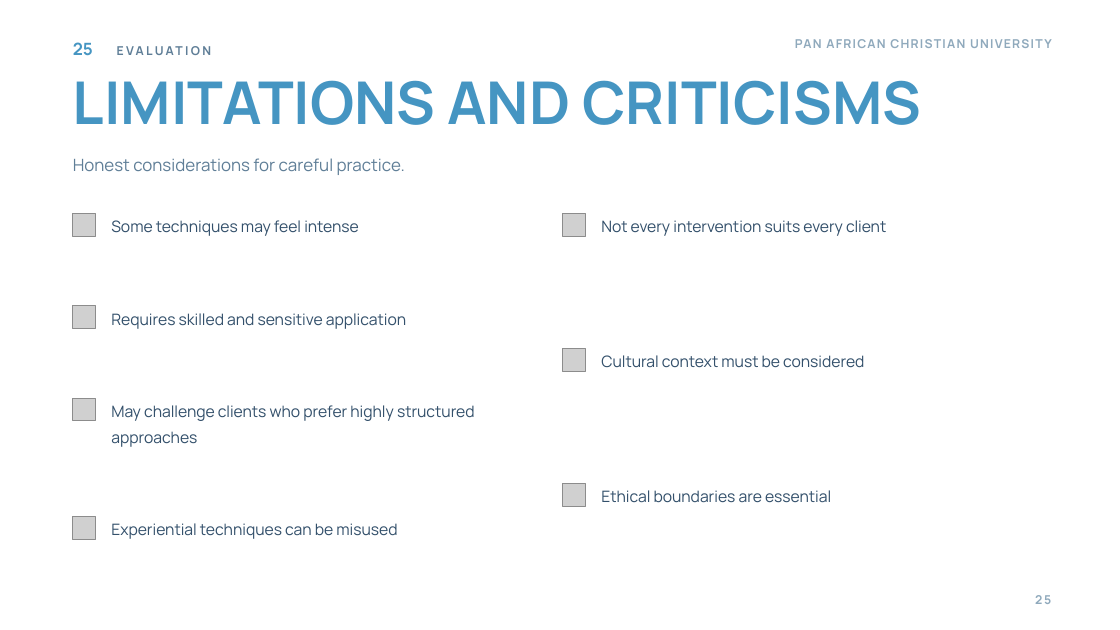
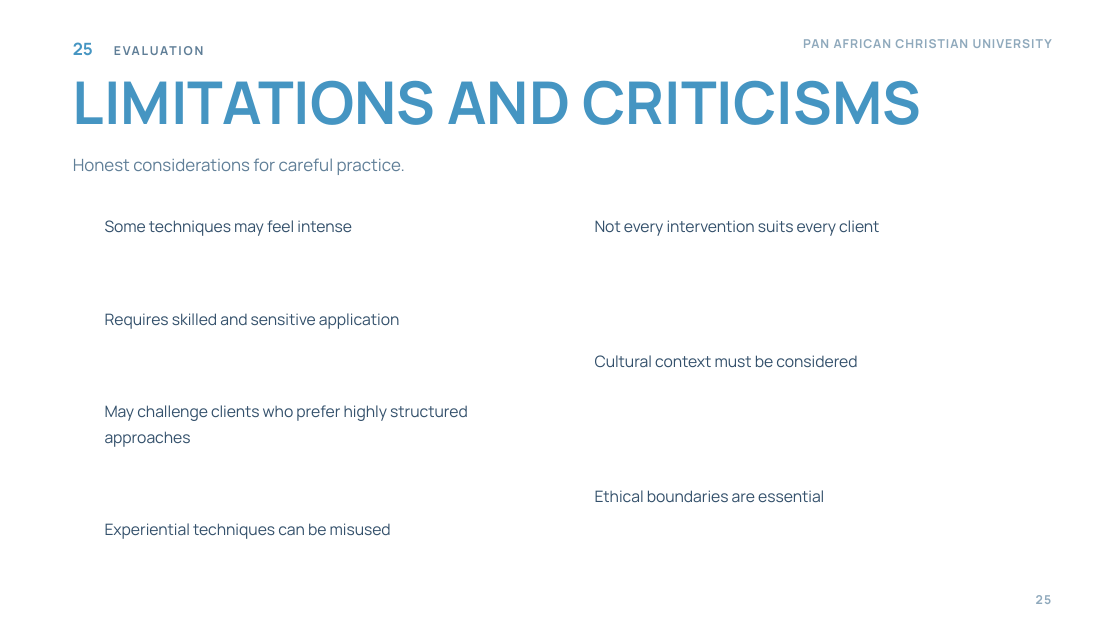
Before and after one commit to wambetebenjamin/Business-e-books, a slide deck: slide 25 of presentations/gestalt-theory-counselling/Gestalt Theory and Its Application to Counselling.pptx. Drawn at 1120x630 pixels with LibreOffice and Linux fonts; fonts in the diff are those of the drawing; grey boxes stand for pictures; background and template pictures are left out. Boxes give left, top, right and bottom in pixels: in the first picture for what was removed or moved away, otherwise in the second. Text is boxed around its words. In the diff, an @@ line names an element or a change of style, - is before the commit and + after.

```diff
--- a/presentations/gestalt-theory-counselling/Gestalt Theory and Its Application to Counselling.pptx
+++ b/presentations/gestalt-theory-counselling/Gestalt Theory and Its Application to Counselling.pptx
@@ text "25 EVALUATION" at (73, 42, 93, 56): letter spacing 2 to 1.6 pt in "EVALUATION" @@
@@ text "PAN AFRICAN CHRISTIAN UNIVERSITY" at (803, 39, 968, 48): letter spacing 1.1 to 0.8 pt @@
@@ picture removed at (73, 213, 96, 236) @@
@@ text "Some techniques may feel intense": place and size @@
-text "Some techniques may feel intense" at (111, 220, 359, 236)
+text "Some techniques may feel intense" at (105, 220, 352, 236)
@@ picture removed at (563, 213, 586, 236) @@
@@ text "Not every intervention suits every ...": place and size @@
-text "Not every intervention suits every ..." at (601, 220, 886, 236)
+text "Not every intervention suits every ..." at (595, 220, 879, 236)
@@ picture removed at (73, 306, 96, 329) @@
@@ text "Requires skilled and sensitive application": place and size @@
-text "Requires skilled and sensitive application" at (111, 313, 406, 329)
+text "Requires skilled and sensitive application" at (105, 313, 399, 329)
@@ picture removed at (563, 349, 586, 371) @@
@@ text "Cultural context must be considered": place and size @@
-text "Cultural context must be considered" at (601, 355, 864, 368)
+text "Cultural context must be considered" at (595, 355, 857, 368)
@@ picture removed at (73, 398, 96, 421) @@
@@ text "May challenge clients who prefer ...": place and size @@
-text "May challenge clients who prefer ..." at (111, 405, 475, 447)
+text "May challenge clients who prefer ..." at (105, 405, 468, 447)
@@ picture removed at (563, 484, 586, 507) @@
@@ text "Ethical boundaries are essential": place and size @@
-text "Ethical boundaries are essential" at (601, 490, 831, 503)
+text "Ethical boundaries are essential" at (595, 490, 824, 503)
@@ picture removed at (73, 517, 96, 539) @@
@@ text "Experiential techniques can be misused": place and size @@
-text "Experiential techniques can be misused" at (111, 523, 397, 539)
+text "Experiential techniques can be misused" at (105, 523, 391, 539)
```
Also in this commit, not shown: 30 other slides changed, 33 other files.
